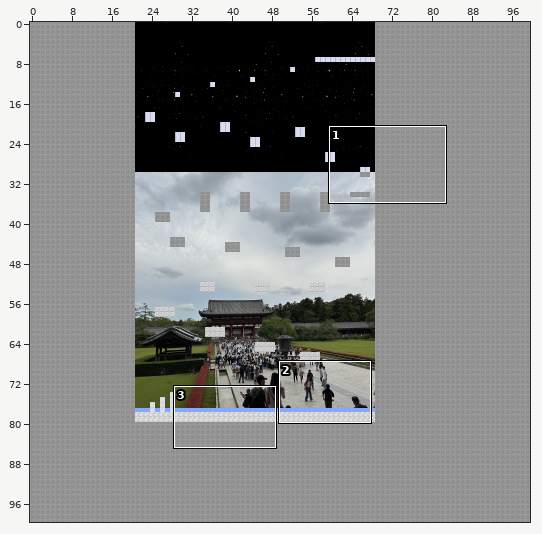
Tiled map: ProjectH/desktop/build/resources/main/maps/map2.tmx. Above, an overview of the earlier version with the close-up marked.
Close-up. Before:
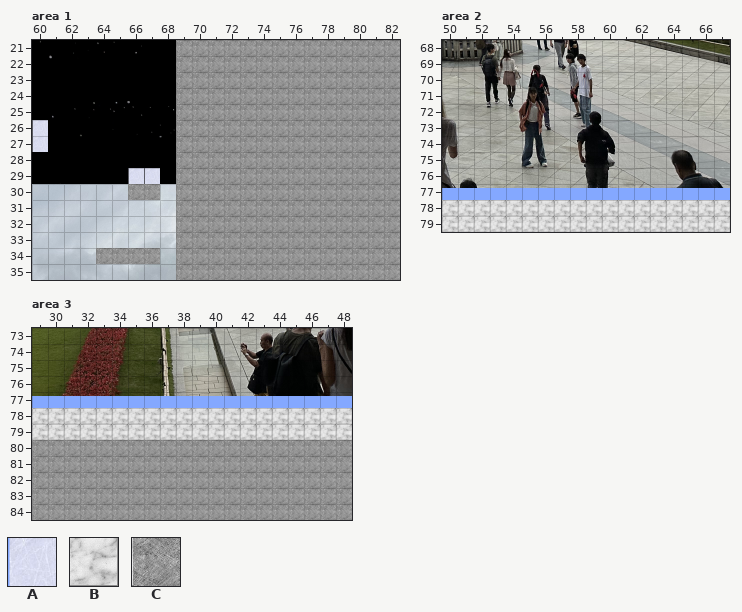
Cells are 64x64 px. Shown: area 1 x 60..82, y 21..35; area 2 x 50..67, y 68..79; area 3 x 29..48, y 73..84. The commit also changed other parts of the map, which this record leaves out. Not drawn, because the pictures are missing: unchanged layer "Image Layer 1".
Key: from "tiles": A 20, B 24, C 26.
_ is an empty cell.
Layer "Tile Layer 1" before, area 1, first column x 60:
21 _________CCCCCCCCCCCCCC
22 _________CCCCCCCCCCCCCC
23 _________CCCCCCCCCCCCCC
24 _________CCCCCCCCCCCCCC
25 _________CCCCCCCCCCCCCC
26 A________CCCCCCCCCCCCCC
27 A________CCCCCCCCCCCCCC
28 _________CCCCCCCCCCCCCC
29 ______AA_CCCCCCCCCCCCCC
30 ______CC_CCCCCCCCCCCCCC
31 _________CCCCCCCCCCCCCC
32 _________CCCCCCCCCCCCCC
33 _________CCCCCCCCCCCCCC
34 ____CCCC_CCCCCCCCCCCCCC
35 _________CCCCCCCCCCCCCC
Layer "Tile Layer 1" before, area 2, first column x 50:
68 __________________
69 __________________
70 __________________
71 __________________
72 __________________
73 __________________
74 __________________
75 __________________
76 __________________
77 __________________
78 BBBBBBBBBBBBBBBBBB
79 BBBBBBBBBBBBBBBBBB
Layer "Tile Layer 1" before, area 3, first column x 29:
73 ____________________
74 ____________________
75 ____________________
76 ____________________
77 ____________________
78 BBBBBBBBBBBBBBBBBBBB
79 BBBBBBBBBBBBBBBBBBBB
80 CCCCCCCCCCCCCCCCCCCC
81 CCCCCCCCCCCCCCCCCCCC
82 CCCCCCCCCCCCCCCCCCCC
83 CCCCCCCCCCCCCCCCCCCC
84 CCCCCCCCCCCCCCCCCCCC
Now the later version:
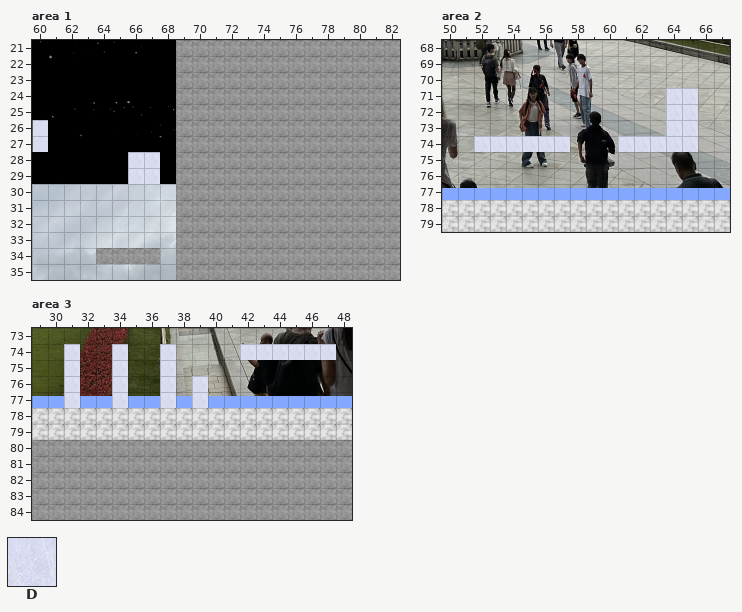
Further tiles: from "tiles": D 21.
Changes in this commit:
Layer "Tile Layer 1", area 1:
The author changed tile A to tile D in row 29 at x 66 to 67.
Tile D now appears in row 28 at x 66 to 67.
The edit erases tile C in row 30 at x 66 to 67.
Layer "Tile Layer 1", area 2:
Tile D now appears in rows 71 to 73 at x 64 to 65; in row 74 at x 52 to 57 and 61 to 65.
Layer "Tile Layer 1", area 3:
Tile D now appears in row 74 at x 31, 34, 37 and 42 to 47; in row 75 at x 31, 34 and 37; in rows 76 to 77 at x 31, 34, 37 and 39.
Boxes around the changes in both close-ups, in picture pixels (x1, y1, x2, y2):
changed: (128, 152, 160, 200)
added: (618, 88, 698, 152)
added: (474, 136, 570, 152)
added: (64, 344, 80, 408)
added: (112, 344, 128, 408)
added: (160, 344, 176, 408)
added: (240, 344, 336, 360)
added: (192, 376, 208, 408)
